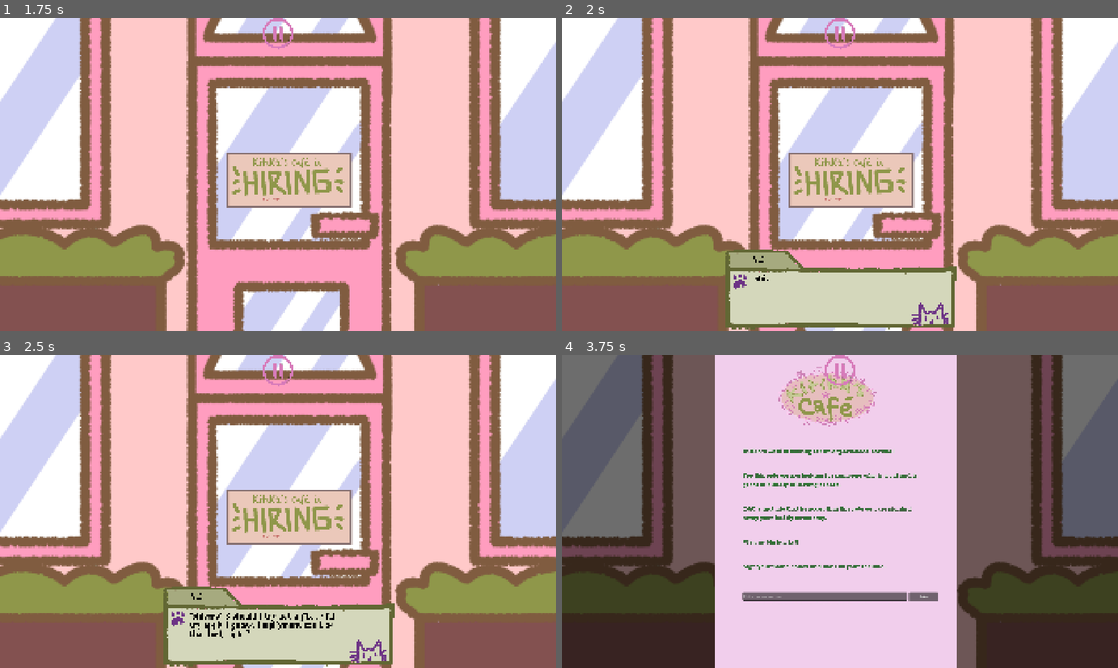
Above: before the commit, frames 1-4 (two rows, left to right).
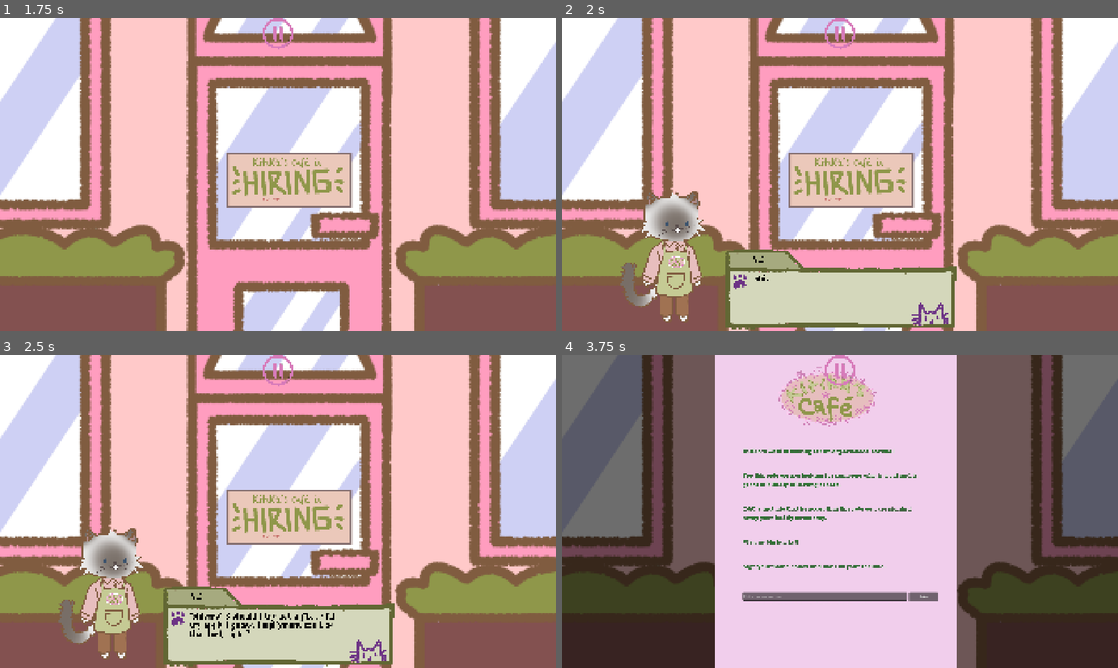
Above: after the commit, the same moments.

Repository: tabyrocket/kitikas-cafe
Game: Godot game, scene res://scenes/main_menu.tscn
Same seed, same stepped clock (60 frames per second), same inputs: the game is played once before the commit and once after it.
Inputs (mouse positions are in pixels of both pictures, inside the frame that each line leads up to):
- Up to frame 1 (1.75 s): click (278, 187) at 0.5 s; click (278, 208) at 1.25 s
- Up to frame 2 (2 s): no input
- Up to frame 3 (2.5 s): click (278, 636) at 2 s
- Up to frame 4 (3.75 s): click (840, 545) at 2.75 s; click (840, 636) at 3.5 s

Frame 1 is identical in both runs. In frame 2, 3.3% of the frame differs, in the area x 10-26%, y 55-97%; in frame 3, 3.3%; in frame 4, nothing differs.

Commit message:
Add MC to outside scene

Diff:
--- a/kitikas-cafe/scenes/outside_scene.gd
+++ b/kitikas-cafe/scenes/outside_scene.gd
@@ -8,6 +8,7 @@
 @onready var chatbox_left: TextureRect = $UI/Root/ChatboxLeft
 @onready var dialogue: RichTextLabel = $UI/Root/ChatboxLeft/Dialogue
 @onready var speaker: RichTextLabel = $UI/Root/ChatboxLeft/Speaker
+@onready var mc: TextureRect = $MC
 
 var done: bool = false
 
@@ -22,6 +23,7 @@
 func _ready() -> void:
 	zoomed_in_cafe.visible = false
 	chatbox_left.visible = false
+	mc.visible = false
 	ui.get_node("Root/ChatboxLeft/DialogueButton").pressed.connect(_on_dialogue_button_pressed)
 
 
@@ -35,3 +37,4 @@
 	chatbox_left.visible = true
 	done = true
 	ui.typewriter(dialogue, "*shivers* S-should I try get a j*b...? I'll try apply I guess. Empl*yment can't be that bad, right?")
+	mc.visible = true
--- a/kitikas-cafe/scenes/outside_scene.tscn
+++ b/kitikas-cafe/scenes/outside_scene.tscn
@@ -4,6 +4,7 @@
 [ext_resource type="Texture2D" uid="uid://c0nj788fe3nuo" path="res://assets/backgrounds/kitikas_cafe_outside_zoomed.png" id="2_2yh6w"]
 [ext_resource type="Texture2D" uid="uid://bgf774w81d8bv" path="res://assets/backgrounds/kitikas_cafe_outside.png" id="2_omw1v"]
 [ext_resource type="PackedScene" uid="uid://cmqrwb8pcfmok" path="res://scenes/UI.tscn" id="2_u00qm"]
+[ext_resource type="PackedScene" uid="uid://c4xqrijixwupo" path="res://scenes/character.tscn" id="5_e0ux2"]
 
 [sub_resource type="StyleBoxEmpty" id="StyleBoxEmpty_2yh6w"]
 
@@ -68,5 +69,13 @@
 wait_time = 0.5
 one_shot = true
 
+[node name="MC" parent="." unique_id=981712880 instance=ExtResource("5_e0ux2")]
+layout_mode = 0
+offset_left = 130.0
+offset_top = 419.0
+offset_right = 1869.0
+offset_bottom = 2863.0
+scale = Vector2(0.3, 0.3)
+
 [connection signal="pressed" from="Cafe/CafeSignButton" to="." method="_on_cafe_sign_button_pressed"]
 [connection signal="timeout" from="JobChatboxTimer" to="." method="_on_job_chatbox_timer_timeout"]
